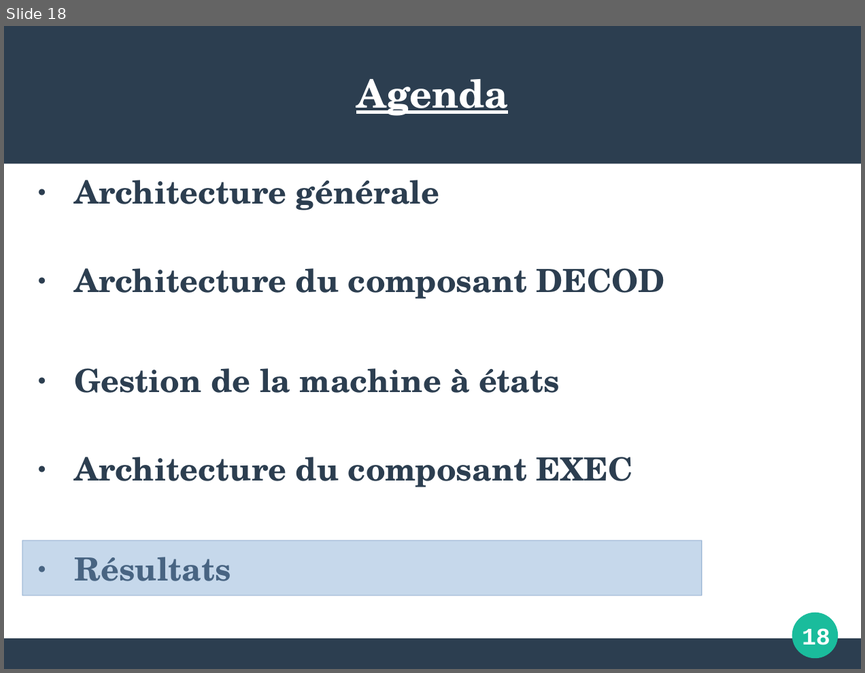
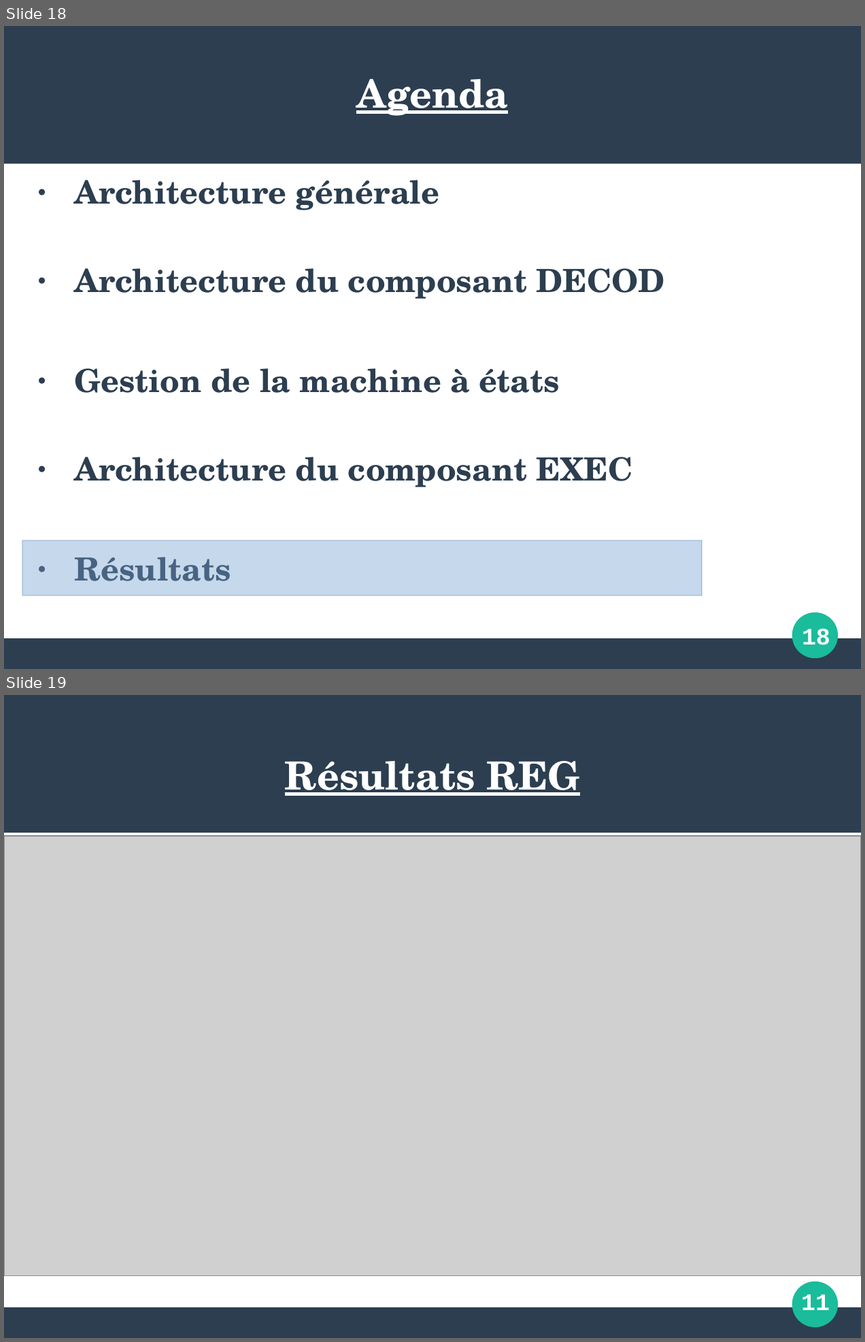
Before and after one commit to maximouth/VHDL, a slide deck: presentation1.odp. Shown one above the other, each under a label of ours: slide 18 before the commit, slides 18 and 19 after it. The pictures are 865x673 and 865x1342 pixels, drawn with LibreOffice and Linux fonts; fonts in the diff are those of the drawing; grey boxes stand for pictures. Boxes give left, top, right and bottom in pixels: in the first picture for what was removed or moved away, otherwise in the second. Text is boxed around its words. In the diff, an @@ line names an element or a change of style, - is before the commit and + after.

```diff
--- a/presentation1.odp
+++ b/presentation1.odp
@@ slide 19 added at box(4, 695, 861, 1338), background #FFFFFF; not listed: 3 template elements that a slide beside it also shows @@
@@ title added at box(285, 761, 580, 796), 36 pt, text #FFFFFF, bold, underline @@
+Résultats REG
@@ picture added at box(4, 836, 861, 1275) @@
@@ text added at box(801, 1294, 830, 1310), 22 pt, text #FFFFFF, bold @@
+11
```
Also in this commit, not shown: 4 slides changed, 1 slide removed, 5 other files.
